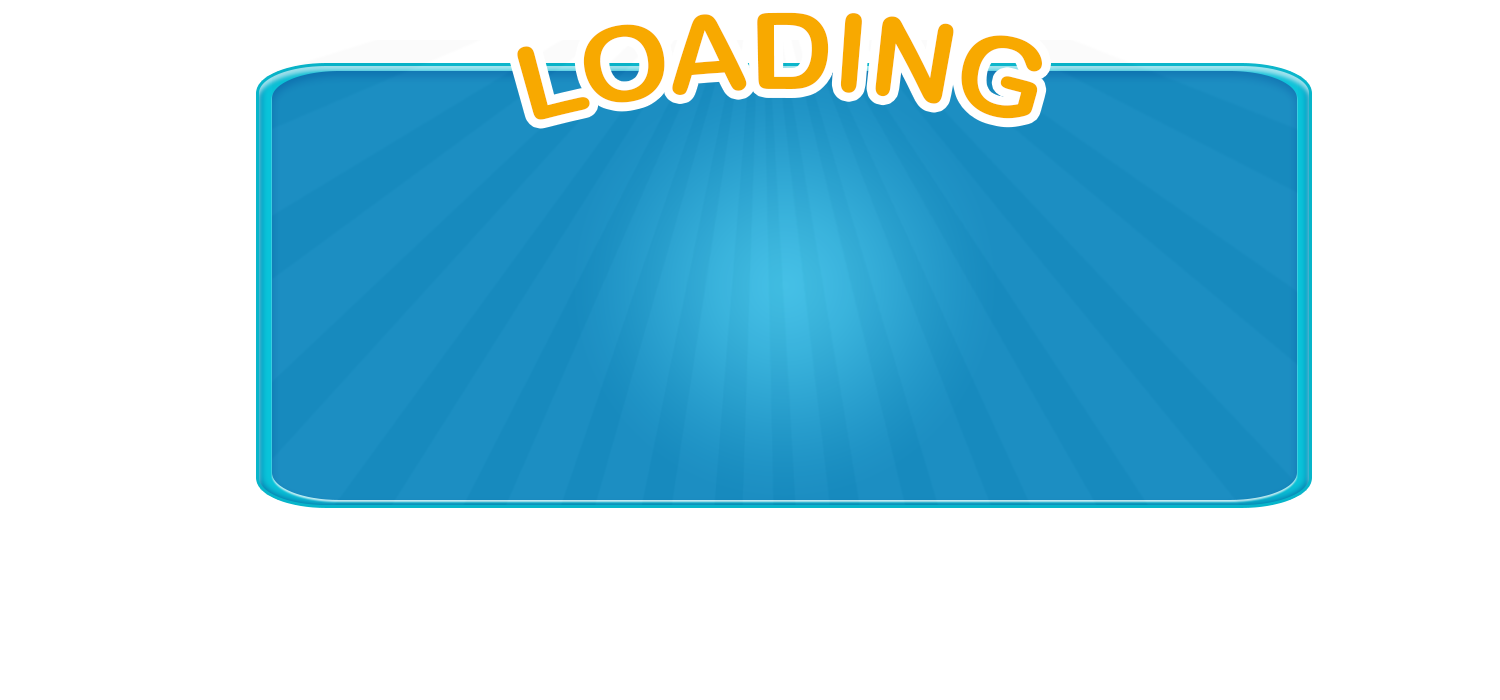
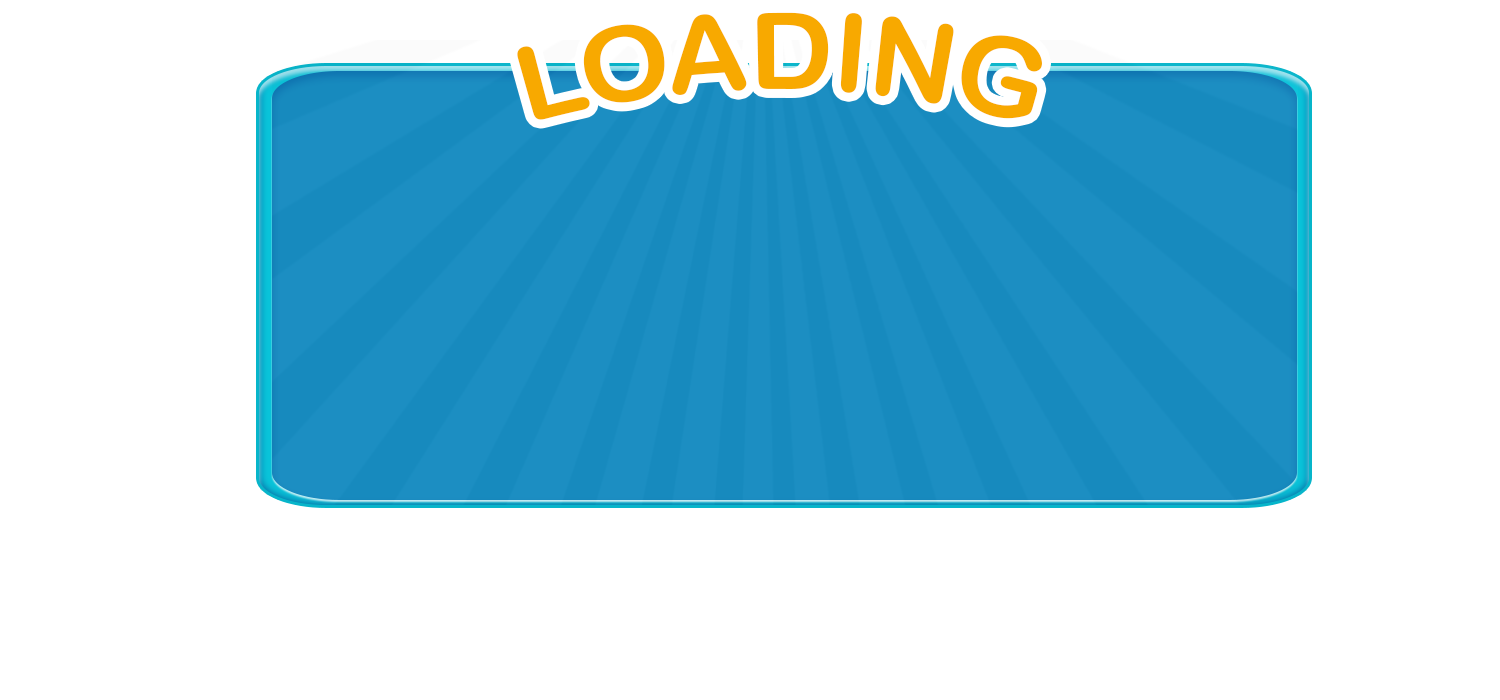
Comparing the layer stacks of the two 1500x700 images. Changes:
pixels changed over [588, 92, 981, 482] (layer not identified)
